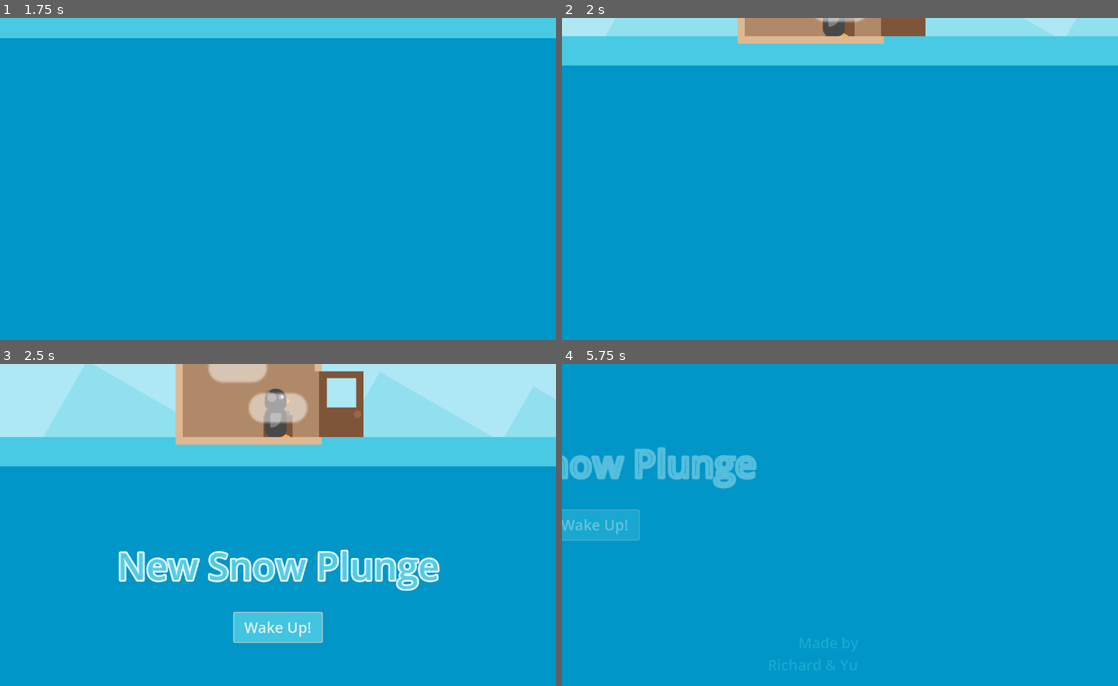
Above: before the commit, frames 1-4 (two rows, left to right).
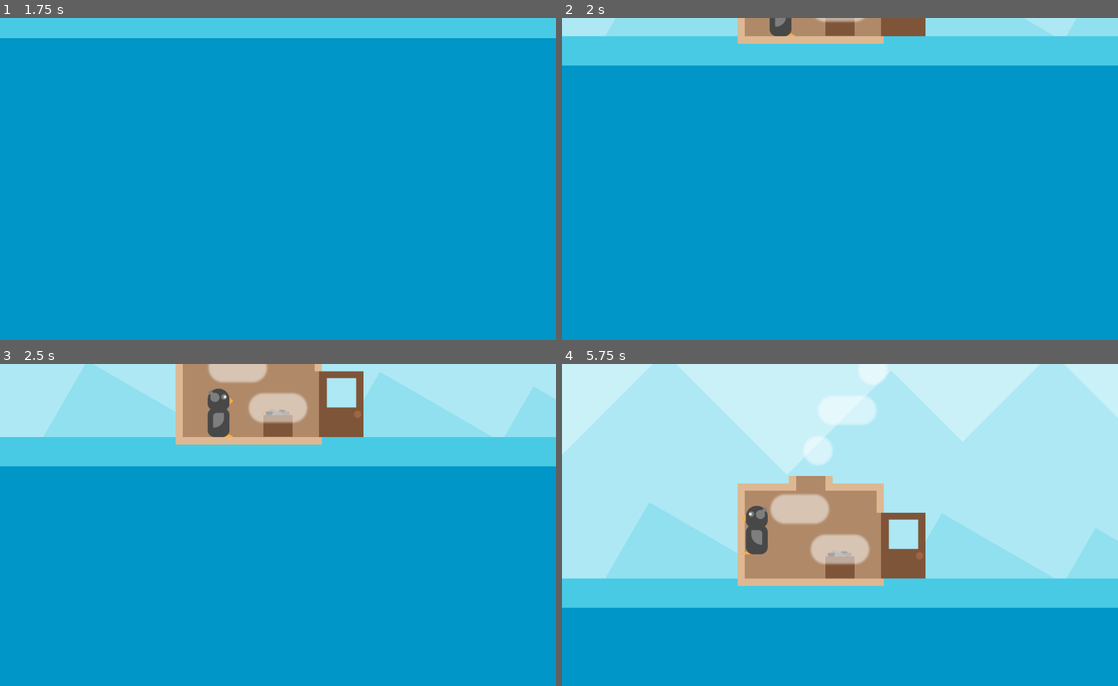
Above: after the commit, the same moments.

Repository: strawstack/MinnHax2025
Game: Godot game, scene res://main_2d.tscn
The game is run twice, just before and just after one commit, with the same random seed, the same clock (stepped at 60 frames per second) and the same inputs.
Inputs (mouse positions are in pixels of both pictures, inside the frame that each line leads up to):
- Up to frame 1 (1.75 s): click "Wake Up!" at 0.5 s; move the mouse to (400, 162) at 1.27 s; hold D (right) from 1.28 s (still down); tap Space (space) at 1.35 s
- Up to frame 2 (2 s): keep holding D (right)
- Up to frame 3 (2.5 s): move the mouse to (166, 541) at 2.02 s; release D (right) at 2.03 s; hold S (back) from 2.03 s (still down); click (166, 541) at 2.1 s; tap Space (space) at 2.3 s
- Up to frame 4 (5.75 s): move the mouse to (895, 454) at 2.77 s; release S (back) at 2.78 s; hold D (right) 2.78-3.53 s; hold Shift (shift) 2.78-3.53 s; tap Space (space) at 3.05, 3.6, 4.35, 5.3 s; move the mouse to (812, 589) at 3.52 s; hold W (forward) 3.53-4.28 s; move the mouse to (1006, 573) at 4.27 s; hold A (left) from 4.28 s (still down); tap Enter at 5 s; move the mouse to (673, 476) at 5.02 s; click (673, 476) at 5.1 s

Frame 1 is identical in both runs. In frame 2, 0.4% of the frame differs, in the area x 37-52%, y 0-6%; in frame 3, 6.2%; in frame 4, 76%, in the area x 0-100%, y 0-96%.

Commit message:
Wired up a lot of animations. Working on white out after player dunks

Diff:
--- a/gc_main_2d.gd
+++ b/gc_main_2d.gd
@@ -4,6 +4,9 @@
 var camera
 var animation
 
+var once_start_button = true
+var once_dunk = true
+var isShowDunk = false
 
 func _ready():
 	player = $Player
@@ -11,10 +14,13 @@
 	animation = $AnimationPlayer
 
 func _on_start_button_pressed():
-	animation.play("fade_out_ui")
+	if once_start_button:
+		once_start_button = false
+		animation.play("fade_out_ui")
 
 func tween_complete():
 	camera.reparent(player)
+	player.canMove = true
 
 func camera_to_player_tween():
 	var to = $Player.position
@@ -22,6 +28,30 @@
 	tween.tween_property(camera, "position", to, 2.0)
 	tween.tween_callback(tween_complete)
 
+func showDunk():
+	await get_tree().create_timer(1.0).timeout
+	animation.play("show_dunk")
+
+func beginDunk():
+	player.canMove = false
+	camera.zoom()
+	await camera.animation_completed
+	animation.play("player_dunk")
+
+func whiteOut():
+	print("white out, swap to poster, free 3D scene")
+
+func _process(delta):
+	if Input.is_action_just_pressed("space") and isShowDunk and once_dunk:
+		once_dunk = false
+		beginDunk()
+
 func _on_animation_player_animation_finished(anim_name):
 	if anim_name == "fade_out_ui":
 		camera_to_player_tween()
+
+	if anim_name == "show_dunk":
+		isShowDunk = true
+
+	if anim_name == "player_dunk":
+		whiteOut()
--- a/main_2d.tscn
+++ b/main_2d.tscn
@@ -1,7 +1,8 @@
-[gd_scene load_steps=25 format=3 uid="uid://cyniy5kyw6wy5"]
+[gd_scene load_steps=32 format=3 uid="uid://cyniy5kyw6wy5"]
 
 [ext_resource type="Texture2D" uid="uid://d3np33y0fp16a" path="res://images/mountain_back.png" id="1_q6avo"]
 [ext_resource type="Script" uid="uid://cdb7ddkwtjwf" path="res://gc_main_2d.gd" id="1_sxeyp"]
+[ext_resource type="Script" uid="uid://gcb4c7heupmm" path="res://my_camera.gd" id="2_exwtt"]
 [ext_resource type="Texture2D" uid="uid://c0mdxquy6v5sl" path="res://images/mountain_front.png" id="2_sxeyp"]
 [ext_resource type="Texture2D" uid="uid://bvm7j2tyrrjhf" path="res://images/ice_floor.png" id="3_coknk"]
 [ext_resource type="Texture2D" uid="uid://cl4ciordjkjhd" path="res://images/sauna_room.png" id="4_exwtt"]
@@ -42,16 +43,122 @@
 "update": 0,
 "values": [Color(1, 1, 1, 1)]
 }
+tracks/1/type = "value"
+tracks/1/imported = false
+tracks/1/enabled = true
+tracks/1/path = NodePath("DunkUI:modulate")
+tracks/1/interp = 1
+tracks/1/loop_wrap = true
+tracks/1/keys = {
+"times": PackedFloat32Array(0),
+"transitions": PackedFloat32Array(1),
+"update": 0,
+"values": [Color(1, 1, 1, 0)]
+}
+tracks/2/type = "value"
+tracks/2/imported = false
+tracks/2/enabled = true
+tracks/2/path = NodePath("Camera2D:zoom")
+tracks/2/interp = 1
+tracks/2/loop_wrap = true
+tracks/2/keys = {
+"times": PackedFloat32Array(0),
+"transitions": PackedFloat32Array(1),
+"update": 0,
+"values": [Vector2(1, 1)]
+}
+tracks/3/type = "value"
+tracks/3/imported = false
+tracks/3/enabled = true
+tracks/3/path = NodePath("Player/Sprite2D:offset")
+tracks/3/interp = 1
+tracks/3/loop_wrap = true
+tracks/3/keys = {
+"times": PackedFloat32Array(0),
+"transitions": PackedFloat32Array(1),
+"update": 0,
+"values": [Vector2(0, 0)]
+}
+
+[sub_resource type="Animation" id="Animation_exwtt"]
+resource_name = "show_dunk"
+tracks/0/type = "value"
+tracks/0/imported = false
+tracks/0/enabled = true
+tracks/0/path = NodePath("DunkUI:modulate")
+tracks/0/interp = 1
+tracks/0/loop_wrap = true
+tracks/0/keys = {
+"times": PackedFloat32Array(0, 1),
+"transitions": PackedFloat32Array(1, 1),
+"update": 0,
+"values": [Color(1, 1, 1, 0), Color(1, 1, 1, 1)]
+}
+
+[sub_resource type="Animation" id="Animation_w0t24"]
+resource_name = "player_dunk"
+tracks/0/type = "value"
+tracks/0/imported = false
+tracks/0/enabled = true
+tracks/0/path = NodePath("Player/Sprite2D:offset")
+tracks/0/interp = 1
+tracks/0/loop_wrap = true
+tracks/0/keys = {
+"times": PackedFloat32Array(0, 1),
+"transitions": PackedFloat32Array(1, 1),
+"update": 0,
+"values": [Vector2(0, 0), Vector2(0, 48)]
+}
 
 [sub_resource type="AnimationLibrary" id="AnimationLibrary_exwtt"]
 _data = {
 &"RESET": SubResource("Animation_coknk"),
-&"fade_out_ui": SubResource("Animation_sxeyp")
+&"fade_out_ui": SubResource("Animation_sxeyp"),
+&"player_dunk": SubResource("Animation_w0t24"),
+&"show_dunk": SubResource("Animation_exwtt")
+}
+
+[sub_resource type="Animation" id="Animation_twkok"]
+resource_name = "camera_zoom"
+tracks/0/type = "value"
+tracks/0/imported = false
+tracks/0/enabled = true
+tracks/0/path = NodePath(".:zoom")
+tracks/0/interp = 1
+tracks/0/loop_wrap = true
+tracks/0/keys = {
+"times": PackedFloat32Array(0, 1),
+"transitions": PackedFloat32Array(1, 1),
+"update": 0,
+"values": [Vector2(1, 1), Vector2(2, 2)]
+}
+
+[sub_resource type="Animation" id="Animation_hlidw"]
+length = 0.001
+tracks/0/type = "value"
+tracks/0/imported = false
+tracks/0/enabled = true
+tracks/0/path = NodePath(".:zoom")
+tracks/0/interp = 1
+tracks/0/loop_wrap = true
+tracks/0/keys = {
+"times": PackedFloat32Array(0),
+"transitions": PackedFloat32Array(1),
+"update": 0,
+"values": [Vector2(1, 1)]
+}
+
+[sub_resource type="AnimationLibrary" id="AnimationLibrary_w0t24"]
+_data = {
+&"RESET": SubResource("Animation_hlidw"),
+&"camera_zoom": SubResource("Animation_twkok")
 }
 
 [sub_resource type="CapsuleShape2D" id="CapsuleShape2D_sxeyp"]
 radius = 24.0
 height = 96.0
+
+[sub_resource type="RectangleShape2D" id="RectangleShape2D_8c7tm"]
 
 [sub_resource type="StyleBoxFlat" id="StyleBoxFlat_4c57u"]
 bg_color = Color(0.282353, 0.792157, 0.894118, 1)
@@ -91,6 +198,12 @@
 limit_top = 48
 limit_right = 2432
 limit_bottom = 1344
+script = ExtResource("2_exwtt")
+
+[node name="AnimationPlayer" type="AnimationPlayer" parent="Camera2D"]
+libraries = {
+&"": SubResource("AnimationLibrary_w0t24")
+}
 
 [node name="BackgroundArt" type="Node2D" parent="."]
 
@@ -184,6 +297,7 @@
 
 [node name="Player" type="CharacterBody2D" parent="."]
 position = Vector2(480, 512)
+collision_mask = 6
 script = ExtResource("10_coknk")
 
 [node name="Sprite2D" type="Sprite2D" parent="Player"]
@@ -192,6 +306,13 @@
 [node name="CollisionShape2D" type="CollisionShape2D" parent="Player"]
 position = Vector2(0, 16)
 shape = SubResource("CapsuleShape2D_sxeyp")
+
+[node name="Area2D" type="Area2D" parent="Player"]
+position = Vector2(0, 56)
+collision_mask = 4
+
+[node name="CollisionShape2D" type="CollisionShape2D" parent="Player/Area2D"]
+shape = SubResource("RectangleShape2D_8c7tm")
 
 [node name="WaterOverlay" type="ColorRect" parent="."]
 offset_left = 1664.0
@@ -222,9 +343,12 @@
 position = Vector2(608, 512)
 texture = ExtResource("10_8c7tm")
 
-[node name="CameraPoints" type="Node2D" parent="."]
-
-[node name="CAMERA_START" type="Node2D" parent="CameraPoints"]
+[node name="Points" type="Node2D" parent="."]
+
+[node name="PLAYER_START" type="Node2D" parent="Points"]
+position = Vector2(480, 512)
+
+[node name="CAMERA_START" type="Node2D" parent="Points"]
 position = Vector2(608, 992)
 
 [node name="MainMenu" type="Node2D" parent="."]
@@ -277,45 +401,68 @@
 
 [node name="ice_StaticBody2D" type="StaticBody2D" parent="invisible_walls"]
 position = Vector2(832, 608)
+collision_layer = 4
 
 [node name="CollisionShape2D" type="CollisionShape2D" parent="invisible_walls/ice_StaticBody2D"]
 shape = SubResource("RectangleShape2D_coknk")
 
 [node name="ice_StaticBody2D2" type="StaticBody2D" parent="invisible_walls"]
 position = Vector2(2240, 608)
+collision_layer = 4
 
 [node name="CollisionShape2D" type="CollisionShape2D" parent="invisible_walls/ice_StaticBody2D2"]
 shape = SubResource("RectangleShape2D_exwtt")
 
-[node name="ice_under_StaticBody2D3" type="StaticBody2D" parent="invisible_walls"]
+[node name="under_StaticBody2D3" type="StaticBody2D" parent="invisible_walls"]
 position = Vector2(1856, 736)
-
-[node name="CollisionShape2D" type="CollisionShape2D" parent="invisible_walls/ice_under_StaticBody2D3"]
+collision_layer = 4
+
+[node name="CollisionShape2D" type="CollisionShape2D" parent="invisible_walls/under_StaticBody2D3"]
 shape = SubResource("RectangleShape2D_w0t24")
 
 [node name="wall_StaticBody2D3" type="StaticBody2D" parent="invisible_walls"]
 position = Vector2(1632, 704)
+collision_layer = 2
 
 [node name="CollisionShape2D" type="CollisionShape2D" parent="invisible_walls/wall_StaticBody2D3"]
 shape = SubResource("RectangleShape2D_twkok")
 
 [node name="wall_StaticBody2D4" type="StaticBody2D" parent="invisible_walls"]
 position = Vector2(2080, 704)
+collision_layer = 2
 
 [node name="CollisionShape2D" type="CollisionShape2D" parent="invisible_walls/wall_StaticBody2D4"]
 shape = SubResource("RectangleShape2D_hlidw")
 
 [node name="wall_StaticBody2D5" type="StaticBody2D" parent="invisible_walls"]
 position = Vector2(368, 416)
+collision_layer = 2
 
 [node name="CollisionShape2D" type="CollisionShape2D" parent="invisible_walls/wall_StaticBody2D5"]
 shape = SubResource("RectangleShape2D_7arjl")
 
 [node name="wall_StaticBody2D6" type="StaticBody2D" parent="invisible_walls"]
 position = Vector2(2400, 416)
+collision_layer = 2
 
 [node name="CollisionShape2D" type="CollisionShape2D" parent="invisible_walls/wall_StaticBody2D6"]
 shape = SubResource("RectangleShape2D_ahvsh")
 
+[node name="DunkUI" type="Node2D" parent="."]
+modulate = Color(1, 1, 1, 0)
+
+[node name="Message" type="Label" parent="DunkUI"]
+offset_left = 1320.0
+offset_top = 584.0
+offset_right = 1655.0
+offset_bottom = 677.0
+theme_override_colors/font_color = Color(1, 1, 1, 1)
+theme_override_font_sizes/font_size = 32
+text = "Press \"space\" to dunk"
+horizontal_alignment = 2
+
 [connection signal="animation_finished" from="AnimationPlayer" to="." method="_on_animation_player_animation_finished"]
+[connection signal="animation_finished" from="Camera2D/AnimationPlayer" to="Camera2D" method="_on_animation_player_animation_finished"]
+[connection signal="body_entered" from="Player/Area2D" to="Player" method="_on_area_2d_body_entered"]
+[connection signal="body_exited" from="Player/Area2D" to="Player" method="_on_area_2d_body_exited"]
 [connection signal="pressed" from="MainMenu/StartButton" to="." method="_on_start_button_pressed"]
--- /dev/null
+++ b/my_camera.gd
@@ -0,0 +1,14 @@
+extends Camera2D
+
+var animation
+
+signal animation_completed
+
+func _ready():
+	animation = $AnimationPlayer
+
+func zoom():
+	animation.play("camera_zoom")
+
+func _on_animation_player_animation_finished(anim_name):
+	animation_completed.emit()
--- a/player_2d.gd
+++ b/player_2d.gd
@@ -1,31 +1,57 @@
 extends CharacterBody2D
 
-var speed = 10000
-var jump = 10000
-var gravity = 5000
+# Constants
+var fps_scale = 60
+var speed = 3 * 64 * fps_scale
+var jump_force = -1 * 4 * 64 * fps_scale
+var gravity = 10 * 64 * fps_scale
 
+# Tracking variables
+var jump_velocity = 0
+var canJump = false
+var canMove = false
+
+# Refs
+var gc_2d
 var sprite
 
 func _ready():
+	gc_2d = get_tree().get_root().get_node("main_2d")
 	sprite = $Sprite2D
-
 
 func _process(delta):
 	var vec = Vector2.ZERO
 
-	if Input.is_action_pressed("right"):
+	if Input.is_action_pressed("right") and canMove:
 		sprite.set_flip_h(false)
-		vec.x = delta * speed
+		vec.x = speed
 
-	if Input.is_action_pressed("left"):
+	if Input.is_action_pressed("left") and canMove:
 		sprite.set_flip_h(true)
-		vec.x = delta * -1 * speed
+		vec.x = -1 * speed
 
-	if Input.is_action_just_pressed("space"):
-		vec.y = -1 * jump
+	if Input.is_action_just_pressed("space") and canMove:
+		if canJump:
+			canJump = false
+			jump_velocity = jump_force
 
-	vec.y += gravity
+	vec.y = jump_velocity
+	jump_velocity += gravity * delta
+	if canJump:
+		jump_velocity = 0
 
-	velocity = vec
-	print(velocity)
+	velocity = vec * delta
 	move_and_slide()
+
+func _on_area_2d_body_entered(body):
+	var isIce = body.name.contains("ice_")
+	var isUnder = body.name.contains("under_")
+	if isIce:
+		canJump = true
+	if isUnder:
+		gc_2d.showDunk()
+
+func _on_area_2d_body_exited(body):
+	var isIce = body.name.contains("ice_")
+	if isIce:
+		canJump = false
--- a/project.godot
+++ b/project.godot
@@ -67,6 +67,12 @@
 ]
 }
 
+[layer_names]
+
+2d_physics/layer_1="player"
+2d_physics/layer_2="wall"
+2d_physics/layer_3="floor"
+
 [rendering]
 
 renderer/rendering_method="gl_compatibility"
Not shown, added: my_camera.gd.uid
